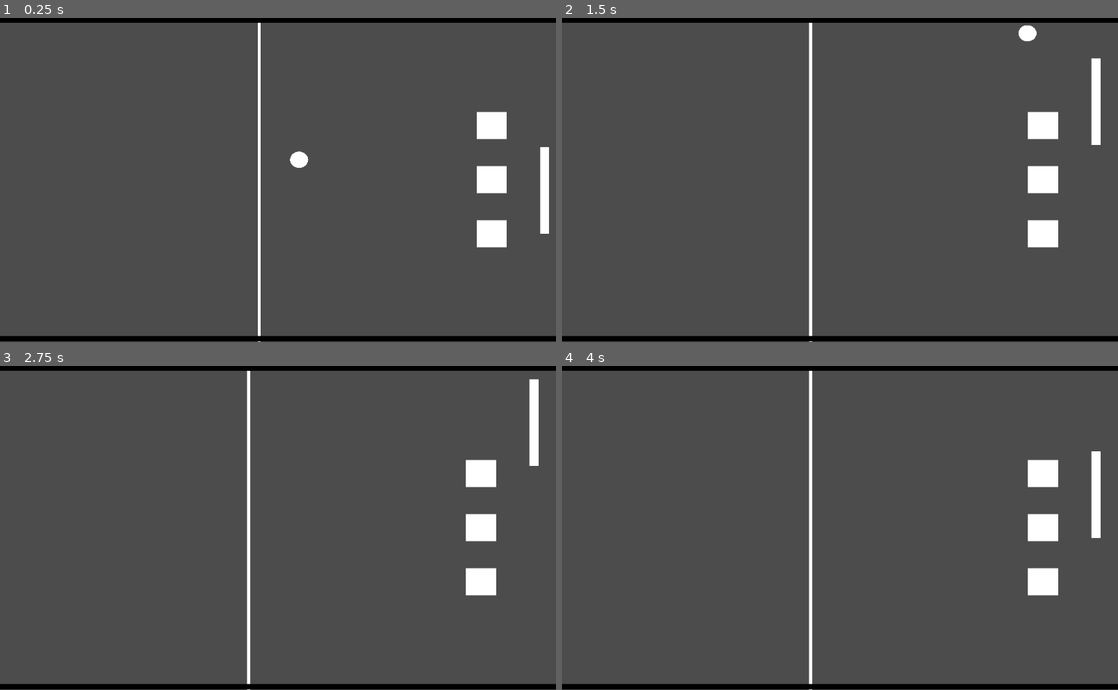
Above: before the commit, frames 1-4 (two rows, left to right).
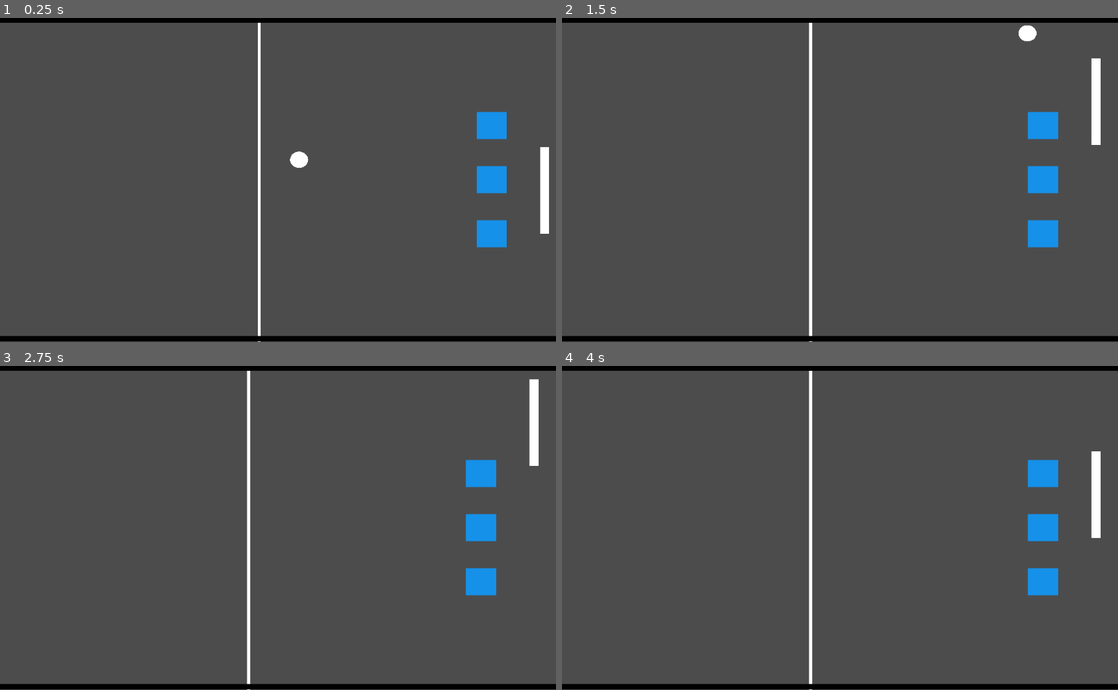
Above: after the commit, the same moments.

Repository: cebuliski/RevoltaDoPong
Game: Godot game, scene res://Jogo.tscn
The game is run twice, just before and just after one commit, with the same random seed, the same clock (stepped at 60 frames per second) and the same inputs.
Inputs:
- Up to frame 1 (0.25 s): no input
- Up to frame 2 (1.5 s): hold Up (ui_up) 0.53-1.28 s; hold Down (ui_down) from 1.28 s (still down)
- Up to frame 3 (2.75 s): release Down (ui_down) at 2.03 s; hold Up (ui_up) from 2.03 s (still down)
- Up to frame 4 (4 s): tap Enter at 3.5 s; release Up (ui_up) at 3.53 s; hold Down (ui_down) from 3.53 s (still down)

The runs differ from the first frame. In frame 1, 1.4% of the frame differs, in the area x 85-92%, y 28-71%; in frame 2, 1.4%, in the area x 83-90%, y 28-71%; in frame 3, 1.4%; in frame 4, 1.4%.

Commit message:
chore: tscn and godot

Diff:
--- a/Jogo.tscn
+++ b/Jogo.tscn
@@ -1,9 +1,10 @@
-[gd_scene load_steps=10 format=2]
+[gd_scene load_steps=14 format=2]
 
 [ext_resource path="res://RaqueteJogador.gd" type="Script" id=1]
 [ext_resource path="res://RaqueteMaquina.gd" type="Script" id=2]
 [ext_resource path="res://Bola.tscn" type="PackedScene" id=3]
 [ext_resource path="res://Alvo.tscn" type="PackedScene" id=4]
+[ext_resource path="res://Jogo.gd" type="Script" id=5]
 
 [sub_resource type="RectangleShape2D" id=1]
 extents = Vector2( 512, 5 )
@@ -20,7 +21,34 @@
 [sub_resource type="RectangleShape2D" id=2]
 extents = Vector2( 7.5, 80 )
 
+[sub_resource type="StyleBoxFlat" id=7]
+bg_color = Color( 0.2, 0.2, 0.2, 1 )
+border_width_left = 2
+border_width_top = 2
+border_width_right = 2
+border_width_bottom = 2
+border_color = Color( 1, 1, 1, 1 )
+corner_radius_top_left = 10
+corner_radius_top_right = 10
+corner_radius_bottom_right = 10
+corner_radius_bottom_left = 10
+
+[sub_resource type="StyleBoxFlat" id=9]
+bg_color = Color( 1, 0.3, 0.3, 1 )
+corner_radius_top_left = 5
+corner_radius_top_right = 5
+corner_radius_bottom_right = 5
+corner_radius_bottom_left = 5
+
+[sub_resource type="StyleBoxFlat" id=8]
+bg_color = Color( 0.8, 0.2, 0.2, 1 )
+corner_radius_top_left = 5
+corner_radius_top_right = 5
+corner_radius_bottom_right = 5
+corner_radius_bottom_left = 5
+
 [node name="Jogo" type="Node2D"]
+script = ExtResource( 5 )
 
 [node name="Fundo" type="ColorRect" parent="."]
 anchor_right = 1.0
@@ -57,6 +85,7 @@
 shape = SubResource( 1 )
 
 [node name="Alvo" parent="." instance=ExtResource( 4 )]
+modulate = Color( 0.0823529, 0.568627, 0.917647, 1 )
 position = Vector2( 900, 200 )
 z_as_relative = false
 collision_layer = 2
@@ -67,6 +96,7 @@
 shape = SubResource( 3 )
 
 [node name="Alvo2" parent="." instance=ExtResource( 4 )]
+modulate = Color( 0.0823529, 0.568627, 0.917647, 1 )
 position = Vector2( 900, 300 )
 z_as_relative = false
 collision_layer = 2
@@ -77,6 +107,7 @@
 shape = SubResource( 4 )
 
 [node name="Alvo3" parent="." instance=ExtResource( 4 )]
+modulate = Color( 0.0823529, 0.568627, 0.917647, 1 )
 position = Vector2( 900, 400 )
 z_as_relative = false
 collision_layer = 2
@@ -117,3 +148,58 @@
 
 [node name="Bola" parent="." instance=ExtResource( 3 )]
 position = Vector2( 512, 300 )
+
+[node name="GameOverUI" type="CanvasLayer" parent="."]
+pause_mode = 2
+
+[node name="FundoEscuro" type="ColorRect" parent="GameOverUI"]
+anchor_right = 1.0
+anchor_bottom = 1.0
+color = Color( 0, 0, 0, 0.8 )
+
+[node name="PainelGameOver" type="Panel" parent="GameOverUI"]
+anchor_left = 0.5
+anchor_top = 0.5
+anchor_right = 0.5
+anchor_bottom = 0.5
+margin_left = -200.0
+margin_top = -150.0
+margin_right = 200.0
+margin_bottom = 150.0
+custom_styles/panel = SubResource( 7 )
+
+[node name="VBoxContainer" type="VBoxContainer" parent="GameOverUI/PainelGameOver"]
+anchor_right = 1.0
+anchor_bottom = 1.0
+custom_constants/separation = 30
+alignment = 1
+
+[node name="Titulo" type="Label" parent="GameOverUI/PainelGameOver/VBoxContainer"]
+margin_top = 86.0
+margin_right = 400.0
+margin_bottom = 100.0
+custom_colors/font_color = Color( 1, 0.2, 0.2, 1 )
+text = "VOCÊ PERDEU!"
+align = 1
+valign = 1
+
+[node name="Mensagem" type="Label" parent="GameOverUI/PainelGameOver/VBoxContainer"]
+margin_top = 130.0
+margin_right = 400.0
+margin_bottom = 144.0
+custom_colors/font_color = Color( 1, 1, 1, 1 )
+text = "Todos os alvos foram destruídos!"
+align = 1
+valign = 1
+
+[node name="BotaoReiniciar" type="Button" parent="GameOverUI/PainelGameOver/VBoxContainer"]
+margin_top = 174.0
+margin_right = 400.0
+margin_bottom = 214.0
+rect_min_size = Vector2( 0, 40 )
+custom_colors/font_color = Color( 1, 1, 1, 1 )
+custom_styles/hover = SubResource( 9 )
+custom_styles/normal = SubResource( 8 )
+text = "REINICIAR"
+
+[connection signal="pressed" from="GameOverUI/PainelGameOver/VBoxContainer/BotaoReiniciar" to="." method="_on_BotaoReiniciar_pressed"]
--- a/project.godot
+++ b/project.godot
@@ -19,6 +19,11 @@
 "language": "GDScript",
 "path": "res://Bola.gd"
 }, {
+"base": "Node2D",
+"class": "Jogo",
+"language": "GDScript",
+"path": "res://Jogo.gd"
+}, {
 "base": "KinematicBody2D",
 "class": "RaqueteMaquina",
 "language": "GDScript",
@@ -32,6 +37,7 @@
 _global_script_class_icons={
 "Alvo": "",
 "Bola": "",
+"Jogo": "",
 "RaqueteMaquina": "",
 "Tiro": ""
 }
